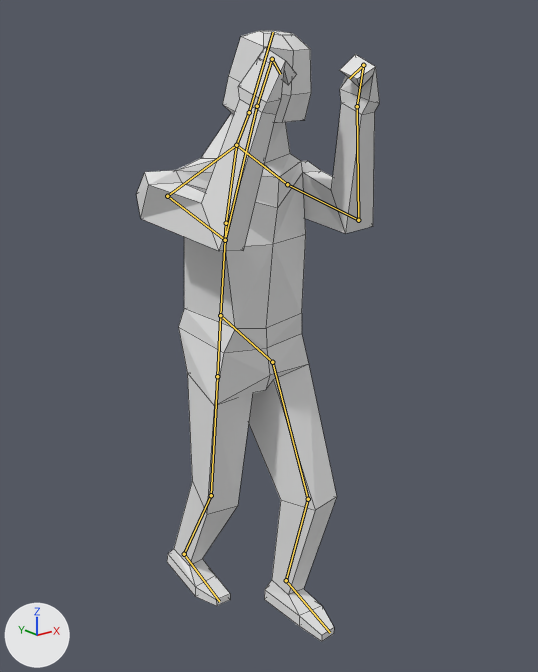
A saved change to the Blender file Games/Assets/SuperHero/SuperHero.blend.
One viewpoint serves both versions: a 50 mm camera at (-10.31, -14.0, 12.83) aimed at (0.41, -0.59, 7.47). Every picture has the same lights, and +X, +Y and +Z are marked at lower left. Both versions are drawn at frame 1 of the action 'Idle'; the numbers are the values there. The bones that bend it are drawn over the model as lines. Mesh edges are drawn as thin lines.

Names of what the first picture shows: 'Meshes'.
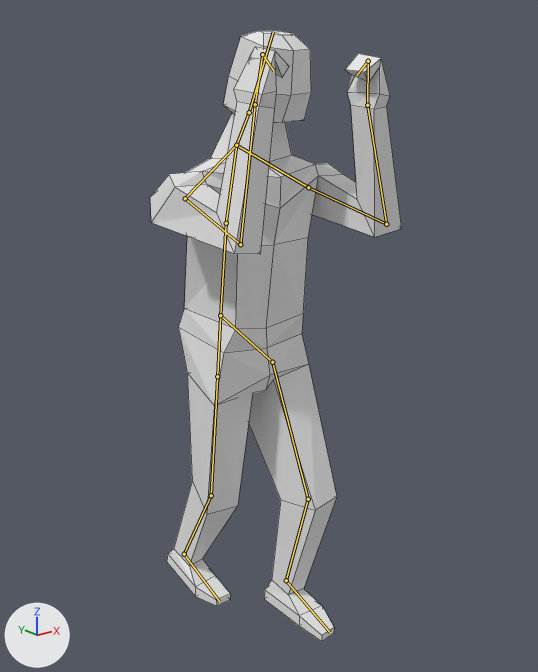
Where the change shows, as pixel boxes (x1, y1, x2, y2) in the pictures (538 x 672 px):
'Meshes', posed: before (136, 30, 380, 642); after (150, 30, 402, 642)
bone 'Shoulder.L', root to tip: before (236, 145) to (287, 184); after (236, 145) to (308, 187)
bone 'Arm.Upper.L', root to tip: before (287, 184) to (358, 220); after (308, 187) to (386, 224)
bone 'Arm.Lower.L', root to tip: before (358, 220) to (357, 106); after (386, 224) to (367, 105)
bone 'Shoulder.R', root to tip: before (236, 145) to (167, 196); after (236, 145) to (185, 198)
bone 'Arm.Upper.R', root to tip: before (167, 196) to (225, 240); after (185, 198) to (240, 244)
bone 'Arm.Lower.R', root to tip: before (225, 240) to (257, 106); after (240, 244) to (255, 104)

The edits, one by one:
Bone 'Shoulder.L' (bone_shoulder_l) turns from (-6, -12, 24) to (0, 0, 0) degrees about its own x, y and z.
Bone 'Arm.Upper.L' (bone_arm_upper_l) turns from (-80, -17, -44) to (-61, -38, -44) degrees about its own x, y and z.
Bone 'Arm.Lower.L' (bone_arm_lower_l) turns from (73, -1, 20) to (85, -4, 23) degrees about its own x, y and z.
Bone 'Shoulder.R' (bone_shoulder_r) turns from (-4, 9, -17) to (0, 0, 0) degrees about its own x, y and z.
Bone 'Arm.Upper.R' (bone_arm_upper_r) turns from (-75, 23, 43) to (-60, 39, 44) degrees about its own x, y and z.
Bone 'Arm.Lower.R' (bone_arm_lower_r) turns from (73, 3, -20) to (85, 6, -23) degrees about its own x, y and z.
